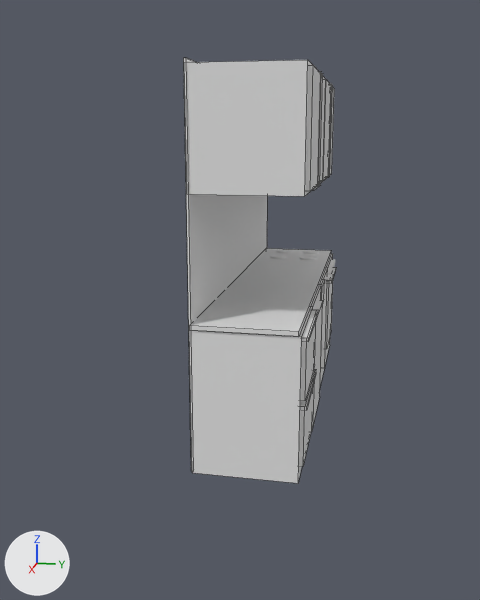
Before and after pictures for a commit that changed the FBX model Küche.fbx.
Both versions are drawn from a 50 mm lens placed at (28.9, 4.0, 11.7), pointed at (2.5, -1.2, 5.1). Arrows for +X, +Y and +Z are at lower left; the lights stay in place. Mesh edges are drawn as thin lines on the coarser meshes. Where no turn or scale is listed for an object, it has been applied to the vertices.

Before the edit, the objects in view are built like this:
```python
me_cube_016 = bpy.data.meshes.new('Cube.016')
me_cube_016.from_pydata(...)  # a box spanning x -1.87..1.87, y -1.91..1.91, z -1.11..1.11
me_cube_016.materials.append(mat_material_019)  # white #e7e7e7
me_cube_020 = bpy.data.meshes.new('Cube.020')
me_cube_020.from_pydata([(1.11, -1.91, -1.86), (-1.1, -1.91, -1.87), (1.11, 1.91, -1.86), (-1.1, 1.91, -1.87), (1.1, -1.91, 1.87), (-1.11, -1.91, 1.86), (1.1, 1.91, 1.87), (-1.11, 1.91, 1.86)], [], [(0, 1, 3, 2), (2, 3, 7, 6), (6, 7, 5, 4), (4, 5, 1, 0), (2, 6, 4, 0), (7, 3, 1, 5)])
me_cube_020.materials.append(mat_material_023)  # white #e7e7e7
me_cube_024 = bpy.data.meshes.new('Cube.024')
me_cube_024.from_pydata(...)  # a box spanning x -1.0..1.0, y -1.0..1.0, z -1.0..1.0
me_cube_024.materials.append(mat_material_027)  # white #e7e7e7
ob_cube_015 = bpy.data.objects.new('Cube.015', me_cube_016)
ob_cube_015.location = (5.87, 0.15, 1.69)
ob_cube_019 = bpy.data.objects.new('Cube.019', me_cube_020)
ob_cube_019.location = (6.61, 0.15, 11.91)
ob_cube_023 = bpy.data.objects.new('Cube.023', me_cube_024)
ob_cube_023.location = (-0.23, -1.88, 7.06)
ob_cube_023.rotation_euler = (0.0, 3.142, 0.0)  # degrees (0, 180, 0)
ob_cube_023.scale = (-8.13, -0.0457, -6.99)
# also in view: 'Cube.018' at (5.2, 0.0, 11.9); 'Cube.013' at (5.9, 0.0, 2.7); 'Cube' at (-0.2, 0.0, 5.4); 'Cube.004' at (5.9, 0.2, 4.1)
```
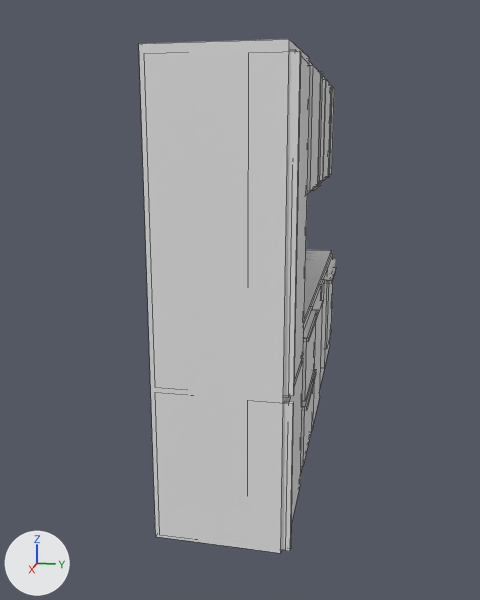
What differs and where, as boxes [x1, y1, x2, y2] in the pictures (480 x 600 px):
'Cube.031', added: after [139, 39, 309, 553]
'Cube.035', added: after [284, 51, 300, 396]
'Cube.034', added: after [284, 50, 310, 397]
'Cube.033', added: after [281, 401, 293, 551]
'Cube.032', added: after [285, 358, 303, 524]
'Cube.018', unchanged, covered by the edit: before [187, 60, 314, 196]; after [307, 61, 314, 194]
'Cube.013', unchanged, covered by the edit: before [191, 306, 313, 483]; after [301, 306, 313, 469]
'Cube.023', unchanged, covered by the edit: before [184, 58, 268, 471]
'Cube', unchanged, covered by the edit: before [190, 248, 331, 337]; after [304, 250, 331, 322]

Edits to the bpy script that builds the scene:
```text
Add mat_material_036:
    mat_material_036 = principled_material('Material.036')
    mat_material_036.base_color = (0.8, 0.8, 0.8)  # white #e7e7e7
Add mat_material_037:
    mat_material_037 = principled_material('Material.037')
    mat_material_037.base_color = (0.8, 0.8, 0.8)  # white #e7e7e7
Add mat_material_040:
    mat_material_040 = principled_material('Material.040')
    mat_material_040.base_color = (0.8, 0.8, 0.8)  # white #e7e7e7
Add mat_material_038:
    mat_material_038 = principled_material('Material.038')
    mat_material_038.base_color = (0.8, 0.8, 0.8)  # white #e7e7e7
Add mat_material_039:
    mat_material_039 = principled_material('Material.039')
    mat_material_039.base_color = (0.8, 0.8, 0.8)  # white #e7e7e7
Add me_cube_025:
    me_cube_025.from_pydata([(-2.06, -1.87, -6.98), (-2.06, -1.87, 6.98), (-1.98, 1.95, -6.98), (-1.98, 1.95, 6.98), (1.98, -1.95, -6.98), (1.98, -1.95, 6.98), (2.06, 1.87, -6.98), (2.06, 1.87, 6.98)], [], [(0, 1, 3, 2), (2, 3, 7, 6), (6, 7, 5, 4), (4, 5, 1, 0), (2, 6, 4, 0), (7, 3, 1, 5)])
    me_cube_025.materials.append(mat_material_036)  # white #e7e7e7
Add me_cube_033:
    me_cube_033.from_pydata(...)  # a box spanning x -1.92..1.92, y -1.91..1.91, z -2.29..2.29
    me_cube_033.materials.append(mat_material_037)  # white #e7e7e7
Add me_cube_036:
    me_cube_036.from_pydata([(-0.04, -0.63, 4.43), (0.1, -0.63, 4.43), (-0.04, 0.63, 4.43), (0.1, 0.63, 4.43), (-0.1, -0.63, -4.43), (0.04, -0.63, -4.43), (-0.1, 0.63, -4.43), (0.04, 0.63, -4.43)], [], [(0, 1, 3, 2), (2, 3, 7, 6), (6, 7, 5, 4), (4, 5, 1, 0), (2, 6, 4, 0), (7, 3, 1, 5)])
    me_cube_036.materials.append(mat_material_040)  # white #e7e7e7
Add me_cube_034:
    me_cube_034.from_pydata([(-0.05, -0.63, 2.29), (0.08, -0.63, 2.29), (-0.05, 0.63, 2.29), (0.08, 0.63, 2.29), (-0.08, -0.63, -2.29), (0.05, -0.63, -2.29), (-0.08, 0.63, -2.29), (0.05, 0.63, -2.29)], [], [(0, 1, 3, 2), (2, 3, 7, 6), (6, 7, 5, 4), (4, 5, 1, 0), (2, 6, 4, 0), (7, 3, 1, 5)])
    me_cube_034.materials.append(mat_material_038)  # white #e7e7e7
Add me_cube_035:
    me_cube_035.from_pydata(...)  # a box spanning x -1.92..1.92, y -1.91..1.91, z -4.47..4.47
    me_cube_035.materials.append(mat_material_039)  # white #e7e7e7
Add ob_cube_031:
    ob_cube_031 = bpy.data.objects.new('Cube.031', me_cube_025)
    ob_cube_031.location = (9.92, 0.0, 6.98)
Add ob_cube_032:
    ob_cube_032 = bpy.data.objects.new('Cube.032', me_cube_033)
    ob_cube_032.location = (9.95, 0.09, 2.34)
Add ob_cube_035:
    ob_cube_035 = bpy.data.objects.new('Cube.035', me_cube_036)
    ob_cube_035.location = (11.84, 1.49, 9.26)
Add ob_cube_033:
    ob_cube_033 = bpy.data.objects.new('Cube.033', me_cube_034)
    ob_cube_033.location = (11.84, 1.49, 2.34)
Add ob_cube_034:
    ob_cube_034 = bpy.data.objects.new('Cube.034', me_cube_035)
    ob_cube_034.location = (9.95, 0.09, 9.26)
```
